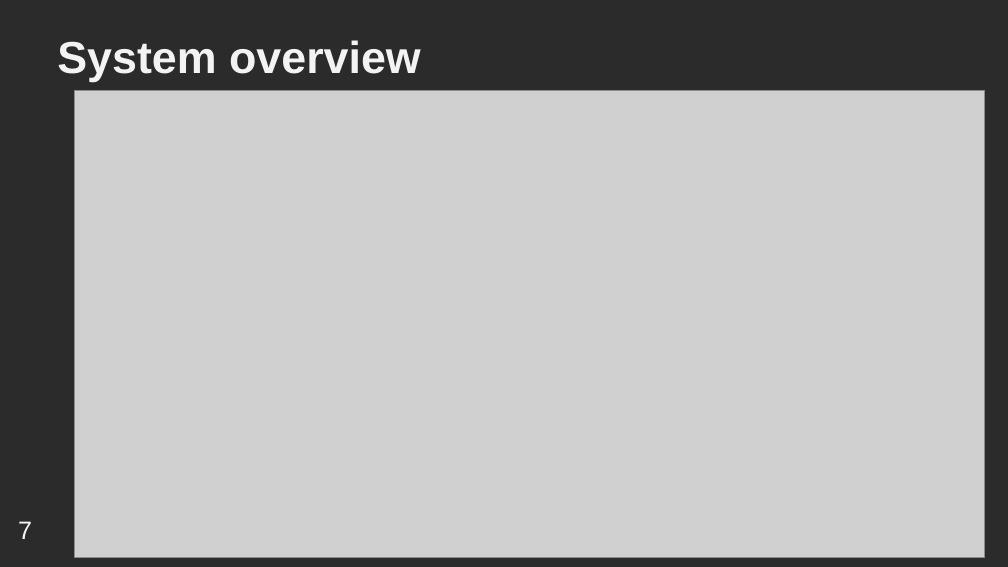
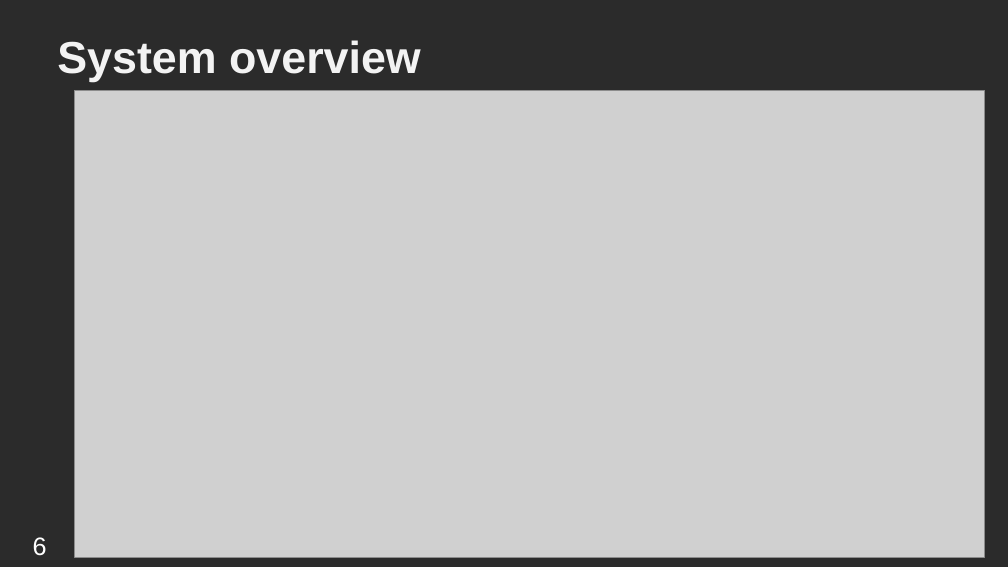
Before and after one commit to YoussifAssem/Genatac, a slide deck: slide 8 of E-Genetics/presentations/SRS (2).pptx. Drawn at 1008x567 pixels with LibreOffice and Linux fonts; fonts in the diff are those of the drawing; grey boxes stand for pictures; background and template pictures are left out; a plain dark background stands for a picture behind light text. Boxes give left, top, right and bottom in pixels: in the first picture for what was removed or moved away, otherwise in the second. Text is boxed around its words. In the diff, an @@ line names an element or a change of style, - is before the commit and + after.

```diff
--- a/E-Genetics/presentations/SRS (2).pptx
+++ b/E-Genetics/presentations/SRS (2).pptx
@@ text removed at <box>18,521,32,539</box> @@
-7
@@ text added at <box>33,537,47,556</box>, 18 pt, text #FFFFFF @@
+6
```
Also in this commit, not shown: 15 other slides changed.
